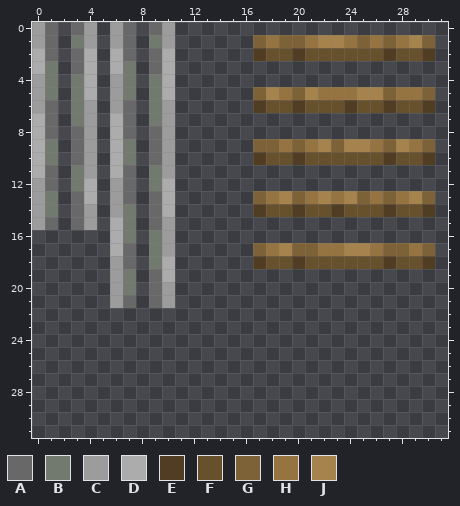
File history of a pixel-art sprite, assets/minecraft/textures/inconsistency/rail.png. Above is the file before it was changed.
The file is 32x32 pixels.
Palette (. is transparent): A #686868  B #72796e  C #9c9c9c  D #abacab  E #513d24  F #67502c  G #7e6237  H #967441  J #a6824d
Pixels before, first column x 0:
 0 CA.AC.CA.AC....................
 1 CA.BC.CA.BC......GHGGHJJHGHGHJG
 2 DA.AD.DA.AD......EFFEFFFFFFEFFE
 3 DB.AD.DB.AD....................
 4 CB.BD.CB.BD....................
 5 CB.BD.CB.BD......GJHGJHHHJJGHHG
 6 CA.BC.CA.BC......EFFEFFFEFFEFFE
 7 DA.BC.DA.BC....................
 8 DA.AC.DA.AC....................
 9 DB.AC.DB.AC......GGHGHJGJJHGJHG
10 DB.AC.DB.AC......EFFEFFFFFFEFFE
11 DA.BC.DA.BC....................
12 CA.BD.CA.BD....................
13 CB.AD.CA.AD......GHJGHJHJGHGHJG
14 CB.AC.CB.AD......EFFEFFEFFFEFFE
15 CA.AC.DB.AC....................
16 ......DB.BC....................
17 ......DA.BC......GHJGGHHJJHGGHG
18 ......CA.BD......EFFEFFFFFFEFFE
19 ......CB.AD....................
20 ......CB.AC....................
21 ......CA.AC....................
The result:
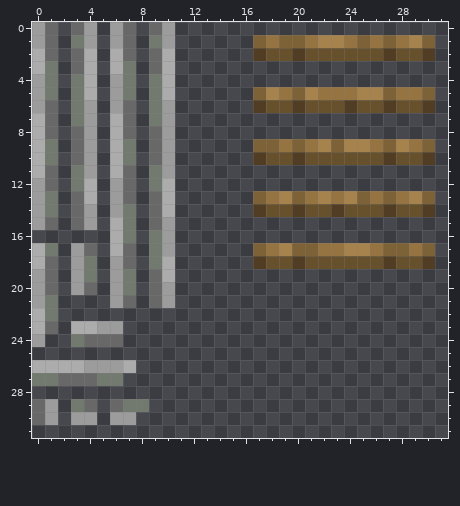
The commit says: Curved rail texture merged with rail, cullfaces added
Changes in this commit:
Colour A now appears in row 17 at x 4; in rows 18 to 19 at x 1; in row 20 at x 1 and 4; in row 23 at x 1; in row 24 at x 4 to 6; in row 27 at x 2 to 4.
Colour A now appears in row 29 at x 0, 4 and 6; in row 30 at x 0.
Colour B now appears in row 17 at x 1; in rows 18 to 19 at x 4; in rows 21 to 22 at x 1; in row 24 at x 3; in row 27 at x 0 to 1 and 5 to 6; in row 29 at x 3 and 7 to 8.
Colour C now appears in rows 17 to 18 at x 3; in rows 19 to 20 at x 0 and 3; in row 21 at x 0; in row 23 at x 5 to 6; in row 24 at x 0; in row 26 at x 4 to 6.
Colour C now appears in row 29 at x 1; in row 30 at x 1, 3 to 4 and 6 to 7.
Colour D now appears in rows 17 to 18 at x 0; in row 22 at x 0; in row 23 at x 0 and 3 to 4; in row 26 at x 0 to 3 and 7.
Changed places in both pictures, as pixel boxes (x1, y1, x2, y2):
added: (32, 243, 149, 425)
